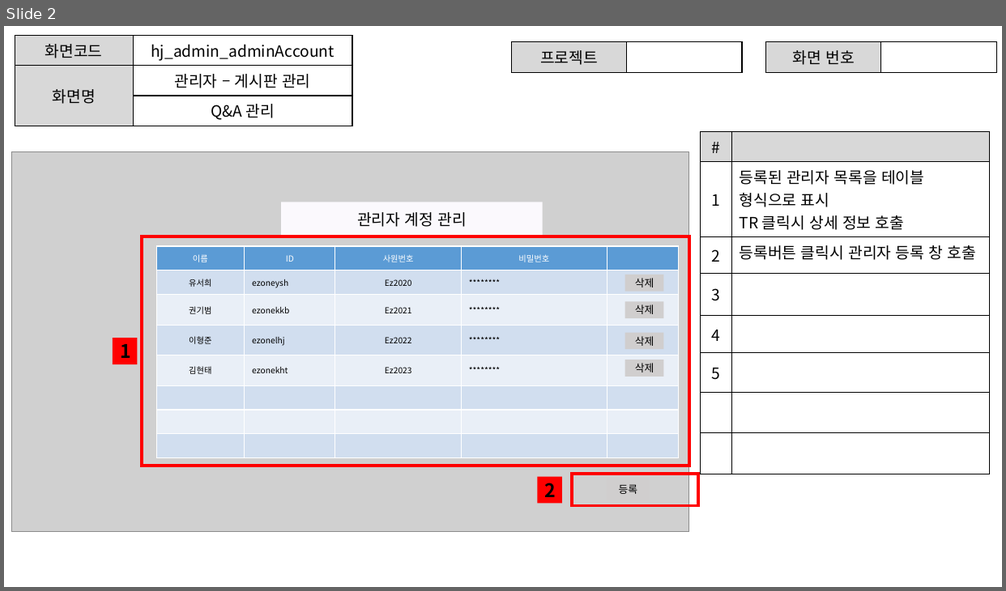
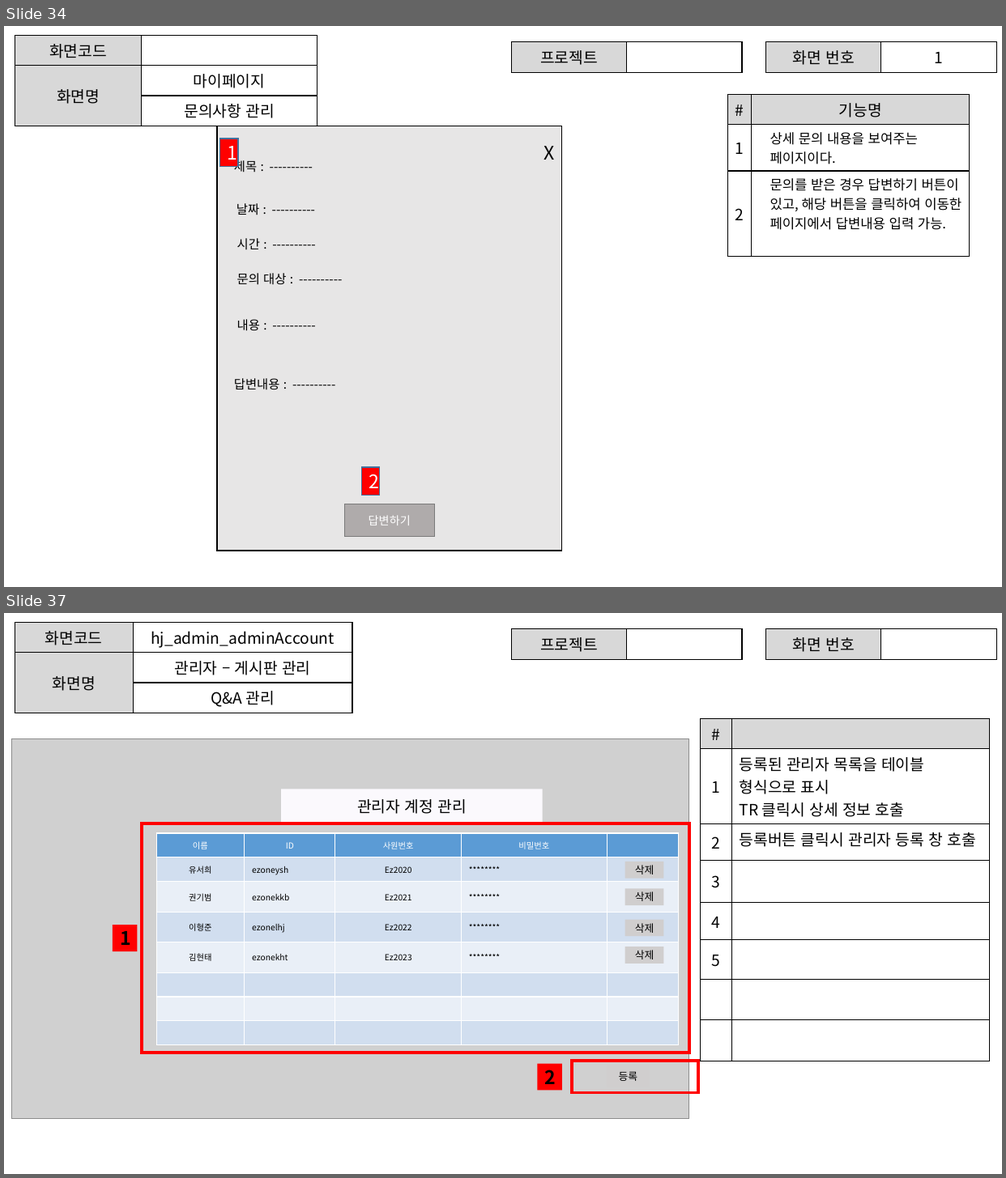
Before and after one commit to ezenteam2/e-Zone, a slide deck: 0 발표용 파워포인트/project05 - 파워포인트 종합 - 형준.pptx. Shown one above the other, each under a label of ours: slide 2 before the commit, slides 34 and 37 after it; the slides between them are not shown. The pictures are 1006x591 and 1006x1178 pixels, drawn with LibreOffice and Linux fonts; fonts in the diff are those of the drawing; grey boxes stand for pictures. Boxes give left, top, right and bottom in pixels: in the first picture for what was removed or moved away, otherwise in the second. Text is boxed around its words. In the diff, an @@ line names an element or a change of style, - is before the commit and + after.

```diff
--- a/0 발표용 파워포인트/project05 - 파워포인트 종합 - 형준.pptx
+++ b/0 발표용 파워포인트/project05 - 파워포인트 종합 - 형준.pptx
@@ slide 34 added at bbox=[4, 26, 1002, 587], background #FFFFFF @@
@@ table added at bbox=[15, 36, 317, 122], 3 rows, 2 columns @@
+화면코드 | 
+화면명 | 마이페이지
+ | 문의사항 관리
@@ table added at bbox=[512, 42, 742, 69], 1 rows, 2 columns @@
+프로젝트 | 
@@ table added at bbox=[766, 42, 997, 69], 1 rows, 2 columns @@
+화면 번호 | 1
@@ table added at bbox=[728, 95, 970, 233], 3 rows, 2 columns @@
+# | 기능명
+1 | 상세 문의 내용을 보여주는 페이지이다.
+2 | 문의를 받은 경우 답변하기 버튼이 있고, 해당 버튼을 클릭하여 이동한 페이지에서 답변내용 입력 가능.
@@ group added at bbox=[217, 126, 562, 551]: 7 texts, 4 rectangles @@
+제목 : ----------
+날짜 : ----------
+시간 : ----------
+문의 대상 : ----------
+내용 : ----------
+답변내용 : ----------
+답변하기
+X
+1
+2
@@ what was slide 2 is now slide 37 @@
```
Also in this commit, not shown: 34 other slides added.
